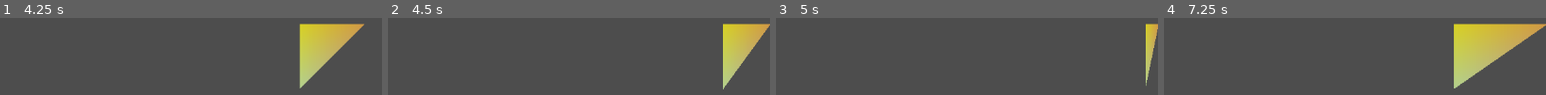
Above: before the commit, frames 1-4 (left to right).
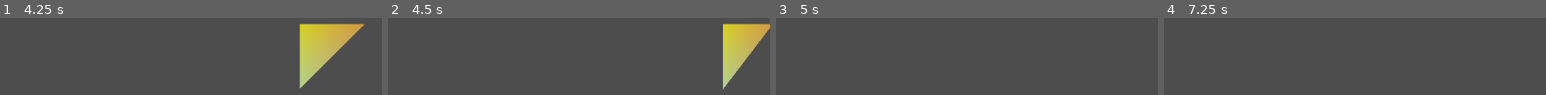
Above: after the commit, the same moments.

Repository: Exis10tial/Material-Point-Method-in-Godot
Game: Godot game, scene res://Simulation.tscn
The game is run twice, just before and just after one commit, with the same random seed, the same clock (stepped at 60 frames per second) and the same inputs.
Inputs:
- Up to frame 1 (4.25 s): tap Enter at 0.5 s
- Up to frame 2 (4.5 s): no input
- Up to frame 3 (5 s): no input
- Up to frame 4 (7.25 s): no input

Frame 1 is identical in both runs. In frame 2, 0.3% of the frame differs, in the area x 88-100%, y 9-90%; in frame 3, 1.4%; in frame 4, 11%, in the area x 75-100%, y 7-92%.

Commit message:
FundamentalColliding.gd
--- slightly altered how collision is handled when the collision of restitution is less than 1 and greater than 0.

Diff:
--- a/[MLS] Material Point Method/FundamentalColliding.gd
+++ b/[MLS] Material Point Method/FundamentalColliding.gd
@@ -88,16 +88,9 @@
 	if breach == 'top':
 
 		collision_restitution = baluster['coefficient of restitution'] * particle_composition.coefficient_of_restitution
-		collision_static_friction = baluster['coefficient of static friction'] * particle_composition.coefficient_of_static_friction
-		collision_kinetic_friction = baluster['coefficient of kinetic friction'] * particle_composition.coefficient_of_kinetic_friction
-
-		#if particle_composition.mechanics[designation]['velocity'].y > 0:
-
-		#baluster['velocity'] = Vector2(0,0)
+
+		### used for collision_restitution ( < 1 and > 0 )...
 		#baluster['velocity'] = Vector2(0,-particle_composition.mechanics[designation]['velocity'].y)
-
-		### for when collision_restitution == 1.0
-		#baluster['velocity'] = Vector2(0,-particle_composition.mechanics[designation]['velocity'].y)# * 0.50
 
 		wall_center = Vector2(particle_composition.effigy_basket[particle_composition.mechanics[designation]['correspond']].get_polygon()[particle_composition.mechanics[designation]['relation within']].x,0.0)
 
@@ -122,16 +115,30 @@
 			final_normal_wall_velocity = (dotted_unit_wall_velocity * (baluster['mass'] - particle_composition.mechanics[designation]['mass']) + 2.0 * baluster['mass'] * dotted_unit_particle_composition_velocity ) / (particle_composition.mechanics[designation]['mass'] + baluster['mass'])
 
 			particle_composition.mechanics[designation]['velocity'] = (final_normal_particle_composition_velocity * unit_vector) + (final_tangential_particle_composition_velocity * unit_tangent)
-			#final_tangential_particle_composition_velocity * unit_tangent
-			#(final_normal_wall_velocity * unit_vector) + (final_tangential_wall_velocity * unit_tangent)
-
-			#print(particle_composition.mechanics[designation]['velocity']," particle_composition.mechanics[designation]['velocity']")
+
 
 		elif collision_restitution < 1.0 and collision_restitution > 0.0:
-
-
-			x_component = particle_composition.mechanics[designation]['velocity'].x
-			y_component = -baluster['coefficient of restitution'] *  particle_composition.mechanics[designation]['velocity'].y
+			# imperflect inelastic collisions :
+
+			### zero_momentum_frame...
+			### acquire the zero momentum velocity...
+			var zero_particle_coefficient = particle_composition.mechanics[designation]['mass'] * particle_composition.mechanics[designation]['velocity'].length()
+			var zero_wall_coefficient = baluster['mass'] * baluster['velocity'].length()
+			var zero_mass_coefficient =  particle_composition.mechanics[designation]['mass'] + baluster['mass']
+			var zero_momentum_frame =  (zero_particle_coefficient + zero_wall_coefficient) / zero_mass_coefficient
+			### find the zero momentum velocity before the collision...
+			var zero_particle_before = particle_composition.mechanics[designation]['velocity'].length() - zero_momentum_frame
+			### trigonmetry:
+			### to find the angles of the partlce before and after the collision
+			### also to find the x y components of the particle after...
+			var incoming_angle =  int(rad_to_deg(atan2(particle_composition.mechanics[designation]['velocity'].y,particle_composition.mechanics[designation]['velocity'].x)))
+			var angle_coefficient = tan(deg_to_rad(incoming_angle))
+			var updated_angle_coefficient = collision_restitution * angle_coefficient
+			var outgoing_angle = int(rad_to_deg(atan(updated_angle_coefficient)))
+
+			x_component = zero_particle_before * cos(deg_to_rad(outgoing_angle))
+			y_component = zero_particle_before * sin(deg_to_rad(outgoing_angle))
+
 
 			particle_composition.mechanics[designation]['velocity'] = Vector2(x_component,y_component)
 
@@ -146,12 +153,9 @@
 	if breach == 'right':
 
 		collision_restitution = baluster['coefficient of restitution'] * particle_composition.coefficient_of_restitution
-		collision_static_friction = baluster['coefficient of static friction'] * particle_composition.coefficient_of_static_friction
-		collision_kinetic_friction = baluster['coefficient of kinetic friction'] * particle_composition.coefficient_of_kinetic_friction
-
-		#baluster['velocity'] = Vector2(0,0.0)
+
+		### used for collision_restitution ( < 1 and > 0 )...
 		#baluster['velocity'] = Vector2(-particle_composition.mechanics[designation]['velocity'].x,0)
-		#baluster['velocity'] = Vector2(-particle_composition.mechanics[designation]['velocity'].x,0)# * 0.50
 
 		wall_center = Vector2(baluster['outline'],particle_composition.effigy_basket[particle_composition.mechanics[designation]['correspond']].get_polygon()[particle_composition.mechanics[designation]['relation within']].y)
 
@@ -178,20 +182,26 @@
 
 			particle_composition.mechanics[designation]['velocity'] = (final_normal_particle_composition_velocity * unit_vector) + (final_tangential_particle_composition_velocity * unit_tangent)
 
-			#final_tangential_particle_composition_velocity * unit_tangent
-			#(final_normal_wall_velocity * unit_vector) + (final_tangential_wall_velocity * unit_tangent)
-
-			#print(particle_composition.mechanics[designation]['velocity']," particle_composition.mechanics[designation]['velocity']")
 
 		elif collision_restitution < 1.0 and collision_restitution > 0.0:
-
-			"""
-			incoming_angle = rad_to_deg(asin(particle_composition.mechanics[designation]['velocity'].y/particle_composition.mechanics[designation]['velocity'].length()))
-			outgoing_angle = snapped(rad_to_deg(atan(baluster['coefficient of restitution'] * tan(deg_to_rad(incoming_angle)))),.1)
-			"""
-			x_component =  -baluster['coefficient of restitution'] * particle_composition.mechanics[designation]['velocity'].x
-			y_component = particle_composition.mechanics[designation]['velocity'].y
-			particle_composition.mechanics[designation]['velocity'] = Vector2(x_component,y_component)
+			### zero_momentum_frame...
+			### acquire the zero momentum velocity...
+			var zero_particle_coefficient = particle_composition.mechanics[designation]['mass'] * particle_composition.mechanics[designation]['velocity'].length()
+			var zero_wall_coefficient = baluster['mass'] * baluster['velocity'].length()
+			var zero_mass_coefficient =  particle_composition.mechanics[designation]['mass'] + baluster['mass']
+			var zero_momentum_frame =  (zero_particle_coefficient + zero_wall_coefficient) / zero_mass_coefficient
+			### find the zero momentum velocity before the collision...
+			var zero_particle_before = particle_composition.mechanics[designation]['velocity'].length() - zero_momentum_frame
+			### trigonmetry:
+			### to find the angles of the partlce before and after the collision
+			### also to find the x y components of the particle after...
+			var incoming_angle =  int(rad_to_deg(atan2(particle_composition.mechanics[designation]['velocity'].y,particle_composition.mechanics[designation]['velocity'].x)))
+			var angle_coefficient = tan(deg_to_rad(incoming_angle))
+			var updated_angle_coefficient = collision_restitution * angle_coefficient
+			var outgoing_angle = int(rad_to_deg(atan(updated_angle_coefficient)))
+
+			x_component = zero_particle_before * cos(deg_to_rad(outgoing_angle))
+			y_component = zero_particle_before * sin(deg_to_rad(outgoing_angle))
 
 		elif collision_restitution == 0.0:
 			#perfect inelastic collisions : [m1 / (m1 + m2)] * vi = vf
@@ -204,32 +214,19 @@
 	if breach == 'bottom':
 
 		collision_restitution = baluster['coefficient of restitution'] * particle_composition.coefficient_of_restitution
-		collision_static_friction = baluster['coefficient of static friction'] * particle_composition.coefficient_of_static_friction
-		collision_kinetic_friction = baluster['coefficient of kinetic friction'] * particle_composition.coefficient_of_kinetic_friction
-
-		#baluster['velocity'] = Vector2(0,0)
-		#baluster['velocity'] = Vector2(0,-particle_composition.mechanics[designation]['velocity'].y)
-
+
+		### used for collision_restitution ( < 1 and > 0 )...
 		#baluster['velocity'] = Vector2(0,-particle_composition.mechanics[designation]['velocity'].y)# * 0.50
-		#baluster['velocity'] = Vector2(0,0)# * 0.50
-
-		#print(collision_restitution,' check collision_restitution')
 
 		wall_center = Vector2(particle_composition.effigy_basket[particle_composition.mechanics[designation]['correspond']].get_polygon()[particle_composition.mechanics[designation]['relation within']].x,baluster['outline'])
-		#wall_center = Vector2(baluster['outline']/2,baluster['outline'])
 
 		if collision_restitution >= 1.0 :
 			### the collision is perfect elastic...
-			#print('bounce back')
-			#normal_vector = Vector2(wall_center - particle_boundary.get_center())
 			normal_vector = Vector2(wall_center - particle_composition.effigy_basket[particle_composition.mechanics[designation]['correspond']].get_polygon()[particle_composition.mechanics[designation]['relation within']])
-			#print(unit_vector,' unit_vector check')
 			unit_vector = normal_vector / snapped(sqrt((snapped(pow(normal_vector.x,2.0),.01) + snapped(pow(normal_vector.y,2.0),.01))),.01)
 			unit_tangent = Vector2(-unit_vector.y,unit_vector.x)
 
-			#dotted_unit_particle_composition_velocity = unit_vector.dot(particle_composition.mechanics[designation]['velocity'])
 			dotted_unit_particle_composition_velocity = snapped(unit_vector.dot(particle_composition.mechanics[designation]['velocity']),.001)
-			#dotted_tangent_particle_composition_velocity = unit_tangent.dot(particle_composition.mechanics[designation]['velocity'])
 			dotted_tangent_particle_composition_velocity = snapped(unit_tangent.dot(particle_composition.mechanics[designation]['velocity']),.001)
 			dotted_unit_wall_velocity = unit_vector.dot(baluster['velocity'])
 			dotted_tangent_wall_velocity = unit_tangent.dot(baluster['velocity'])
@@ -243,10 +240,26 @@
 			particle_composition.mechanics[designation]['velocity'] = (final_normal_particle_composition_velocity * unit_vector) + (final_tangential_particle_composition_velocity * unit_tangent)
 
 		elif collision_restitution < 1.0 and collision_restitution > 0.0:
-			#line_of_impact = wall_center
-
-			x_component = particle_composition.mechanics[designation]['velocity'].x
-			y_component =  -baluster['coefficient of restitution'] * particle_composition.mechanics[designation]['velocity'].y
+			### zero_momentum_frame...
+
+			### acquire the zero momentum velocity...
+			var zero_particle_coefficient = particle_composition.mechanics[designation]['mass'] * particle_composition.mechanics[designation]['velocity'].length()
+			var zero_wall_coefficient = baluster['mass'] * baluster['velocity'].length()
+			var zero_mass_coefficient =  particle_composition.mechanics[designation]['mass'] + baluster['mass']
+			var zero_momentum_frame =  (zero_particle_coefficient + zero_wall_coefficient) / zero_mass_coefficient
+			### find the zero momentum velocity before the collision...
+			var zero_particle_before = particle_composition.mechanics[designation]['velocity'].length() - zero_momentum_frame
+			### trigonmetry:
+			### to find the angles of the partlce before and after the collision
+			### also to find the x y components of the particle after...
+			var incoming_angle =  int(rad_to_deg(atan2(particle_composition.mechanics[designation]['velocity'].y,particle_composition.mechanics[designation]['velocity'].x)))
+			var angle_coefficient = tan(deg_to_rad(incoming_angle))
+			var updated_angle_coefficient = collision_restitution * angle_coefficient
+			var outgoing_angle = int(rad_to_deg(atan(updated_angle_coefficient)))
+
+			x_component = zero_particle_before * cos(deg_to_rad(outgoing_angle))
+			y_component = zero_particle_before * sin(deg_to_rad(outgoing_angle))
+
 
 			particle_composition.mechanics[designation]['velocity'] = Vector2(x_component,y_component)
 
@@ -257,33 +270,26 @@
 			y_component = particle_composition.mechanics[designation]['mass'] / (particle_composition.mechanics[designation]['mass'] + baluster['mass']) * particle_composition.mechanics[designation]['velocity'].y
 
 			particle_composition.mechanics[designation]['velocity'] = Vector2(x_component,y_component)
-			#print(particle_composition.mechanics[designation]['velocity']," particle_composition.mechanics[designation]['velocity']")
 
 
 	if breach == 'left':
 
 		collision_restitution = baluster['coefficient of restitution'] * particle_composition.coefficient_of_restitution
-		collision_static_friction = baluster['coefficient of static friction'] * particle_composition.coefficient_of_static_friction
-		collision_kinetic_friction = baluster['coefficient of kinetic friction'] * particle_composition.coefficient_of_kinetic_friction
-
-		#baluster['velocity'] = Vector2(0,0)
+
+		### used for collision_restitution ( < 1 and > 0 )...
 		#baluster['velocity'] = Vector2(-particle_composition.mechanics[designation]['velocity'].x,0)
-		#baluster['velocity'] = Vector2(-particle_composition.mechanics[designation]['velocity'].x,0)# * 0.50
 
 		wall_center = Vector2(0.0,particle_composition.effigy_basket[particle_composition.mechanics[designation]['correspond']].get_polygon()[particle_composition.mechanics[designation]['relation within']].y)
 
 		if collision_restitution >= 1.0 :
 			### the collision is perfect elastic...
 
-			#normal_vector = Vector2(wall_center - particle_boundary.get_center())
 			normal_vector = Vector2(wall_center - particle_composition.effigy_basket[particle_composition.mechanics[designation]['correspond']].get_polygon()[particle_composition.mechanics[designation]['relation within']])
 
 			unit_vector = normal_vector / snapped(sqrt((snapped(pow(normal_vector.x,2.0),.01) + snapped(pow(normal_vector.y,2.0),.01))),.01)
 			unit_tangent = Vector2(-unit_vector.y,unit_vector.x)
 
-			#dotted_unit_particle_composition_velocity = unit_vector.dot(particle_composition.mechanics[designation]['velocity'])
 			dotted_unit_particle_composition_velocity = snapped(unit_vector.dot(particle_composition.mechanics[designation]['velocity']),.001)
-			#dotted_tangent_particle_composition_velocity = unit_tangent.dot(particle_composition.mechanics[designation]['velocity'])
 			dotted_tangent_particle_composition_velocity = snapped(unit_tangent.dot(particle_composition.mechanics[designation]['velocity']),.001)
 			dotted_unit_wall_velocity = unit_vector.dot(baluster['velocity'])
 			dotted_tangent_wall_velocity = unit_tangent.dot(baluster['velocity'])
@@ -297,9 +303,24 @@
 			particle_composition.mechanics[designation]['velocity'] = (final_normal_particle_composition_velocity * unit_vector) + (final_tangential_particle_composition_velocity * unit_tangent)
 
 		elif collision_restitution < 1.0 and collision_restitution > 0.0:
-
-			x_component = -baluster['coefficient of restitution'] * particle_composition.mechanics[designation]['velocity'].x
-			y_component = particle_composition.mechanics[designation]['velocity'].y
+			### zero_momentum_frame...
+			### acquire the zero momentum velocity...
+			var zero_particle_coefficient = particle_composition.mechanics[designation]['mass'] * particle_composition.mechanics[designation]['velocity'].length()
+			var zero_wall_coefficient = baluster['mass'] * baluster['velocity'].length()
+			var zero_mass_coefficient =  particle_composition.mechanics[designation]['mass'] + baluster['mass']
+			var zero_momentum_frame =  (zero_particle_coefficient + zero_wall_coefficient) / zero_mass_coefficient
+			### find the zero momentum velocity before the collision...
+			var zero_particle_before = particle_composition.mechanics[designation]['velocity'].length() - zero_momentum_frame
+			### trigonmetry:
+			### to find the angles of the partlce before and after the collision
+			### also to find the x y components of the particle after...
+			var incoming_angle =  int(rad_to_deg(atan2(particle_composition.mechanics[designation]['velocity'].y,particle_composition.mechanics[designation]['velocity'].x)))
+			var angle_coefficient = tan(deg_to_rad(incoming_angle))
+			var updated_angle_coefficient = collision_restitution * angle_coefficient
+			var outgoing_angle = int(rad_to_deg(atan(updated_angle_coefficient)))
+
+			x_component = zero_particle_before * cos(deg_to_rad(outgoing_angle))
+			y_component = zero_particle_before * sin(deg_to_rad(outgoing_angle))
 
 			particle_composition.mechanics[designation]['velocity'] = Vector2(x_component,y_component)
 
@@ -310,7 +331,6 @@
 			y_component = particle_composition.mechanics[designation]['mass'] / (particle_composition.mechanics[designation]['mass'] + baluster['mass']) * particle_composition.mechanics[designation]['velocity'].y
 
 			particle_composition.mechanics[designation]['velocity'] = Vector2(x_component,y_component)
-			#particle_composition.mechanics[designation]['velocity'] = final_velocity
 
 	return particle_composition.mechanics[designation]['velocity']
 
